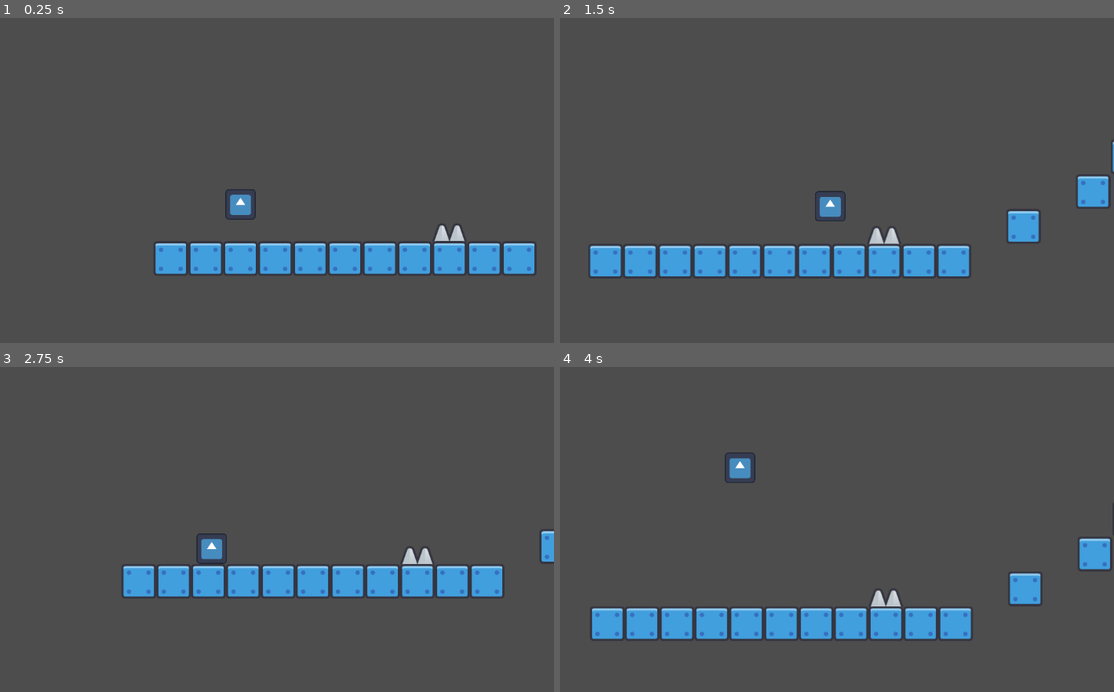
Above: before the commit, frames 1-4 (two rows, left to right).
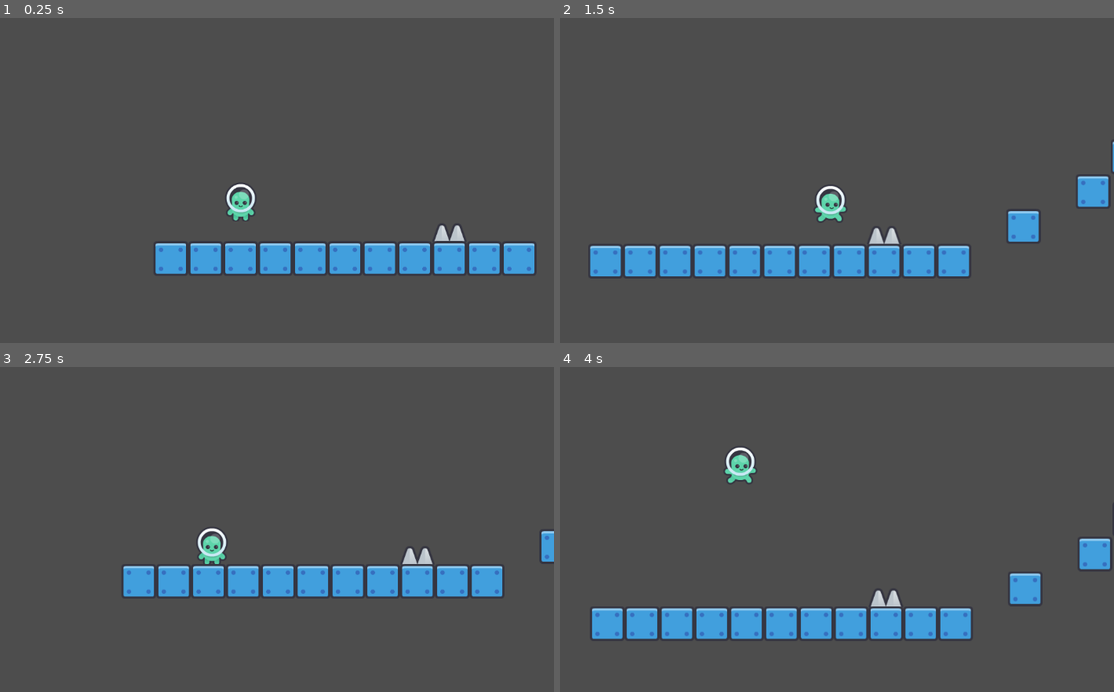
Above: after the commit, the same moments.

Repository: Joe-sire/2D-Platformer
Game: Godot game, scene res://Scenes/level_1.tscn
The game is run twice, just before and just after one commit, with the same random seed, the same clock (stepped at 60 frames per second) and the same inputs. The engine's default icon, where the game draws it, is replaced by a stand-in: a white triangle on a blue panel in a dark square.
Inputs:
- Up to frame 1 (0.25 s): no input
- Up to frame 2 (1.5 s): hold D (Right) from 0.53 s (still down); tap W (Forward) at 0.77 s
- Up to frame 3 (2.75 s): tap W (Forward) at 1.52 s; release D (Right) at 2.03 s; hold A (Left) from 2.03 s (still down)
- Up to frame 4 (4 s): release A (Left) at 2.78 s; hold D (Right) from 2.78 s (still down); tap W (Forward) at 3.02, 3.77 s

The runs differ from the first frame. In frame 1, 0.5% of the frame differs, in the area x 40-47%, y 50-63%; in frame 2, 0.5%; in frame 3, 0.5%; in frame 4, 0.5%, in the area x 29-36%, y 24-36%.

Commit message:
Jeff's Idle Animation

Diff:
--- a/Prefabs/player.tscn
+++ b/Prefabs/player.tscn
@@ -2,15 +2,48 @@
 
 [ext_resource type="Script" uid="uid://c4x61qgnl4dvm" path="res://Scripts/player.gd" id="1_5wxv7"]
 [ext_resource type="Texture2D" uid="uid://bm4j0gp13xyht" path="res://icon.svg" id="2_y5hcb"]
+[ext_resource type="Texture2D" uid="uid://dl3pncsyfp2cn" path="res://Sprites/spritesheet-characters-default.png" id="3_y5hcb"]
 
 [sub_resource type="RectangleShape2D" id="RectangleShape2D_hbghi"]
 size = Vector2(56, 56)
 
+[sub_resource type="AtlasTexture" id="AtlasTexture_2nftw"]
+atlas = ExtResource("3_y5hcb")
+region = Rect2(645, 129, 127, 127)
+
+[sub_resource type="AtlasTexture" id="AtlasTexture_y5hcb"]
+atlas = ExtResource("3_y5hcb")
+region = Rect2(258, 258, 127, 127)
+
+[sub_resource type="SpriteFrames" id="SpriteFrames_hck1p"]
+animations = [{
+"frames": [{
+"duration": 1.0,
+"texture": SubResource("AtlasTexture_2nftw")
+}, {
+"duration": 1.0,
+"texture": SubResource("AtlasTexture_y5hcb")
+}],
+"loop": true,
+"name": &"idle",
+"speed": 1.0
+}, {
+"frames": [],
+"loop": true,
+"name": &"jump",
+"speed": 5.0
+}, {
+"frames": [],
+"loop": true,
+"name": &"run",
+"speed": 5.0
+}]
+
 [node name="Player" type="CharacterBody2D" unique_id=859195738]
 script = ExtResource("1_5wxv7")
-metadata/_edit_group_ = true
 
 [node name="Sprite2D" type="Sprite2D" parent="." unique_id=773142815]
+visible = false
 scale = Vector2(0.4375, 0.4375)
 texture = ExtResource("2_y5hcb")
 
@@ -19,3 +52,10 @@
 
 [node name="Camera2D" type="Camera2D" parent="." unique_id=1260328343]
 position_smoothing_enabled = true
+
+[node name="AnimatedSprite2D" type="AnimatedSprite2D" parent="." unique_id=529250008]
+position = Vector2(0, -16)
+scale = Vector2(0.75, 0.75)
+sprite_frames = SubResource("SpriteFrames_hck1p")
+animation = &"idle"
+autoplay = "idle"
Binary file added: Sprites/spritesheet-characters-default.png
Not shown, added: Sprites/spritesheet-characters-default.png.import
